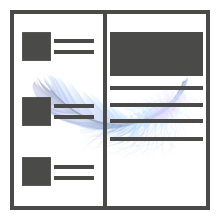
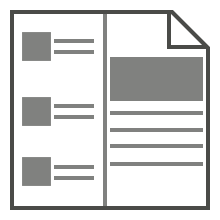
Revision of a layered 220x220 image; what changed, layer by layer:
"Capa 4": opacity 100% → 70%, painted on it over 110, 32, 203, 166
"Rectángulo 1 copia 2": opacity 100% → 70% over 22, 157, 94, 186
"Rectángulo 1 copia": opacity 100% → 70% over 22, 97, 94, 126
"item1": opacity 100% → 70% over 22, 32, 94, 61
"Forma 1 copia 7" (2nd of 2, in "Page" › "MasterDetail"): opacity 100% → 70% over 103, 14, 107, 206
added layer "esq diag" in group "Lineas" over 169, 10, 210, 50
added layer "esq vert" in group "Lineas" over 167, 14, 171, 32
painted on "arriba" (2nd of 2, in "Page" › "Lineas") over 173, 10, 210, 14
painted on "dcha" (2nd of 2, in "Page" › "Lineas") over 206, 10, 210, 47
hid "Capa 3" (2nd of 2, in "Page"), opacity 50% → 100% over 28, 73, 203, 162
